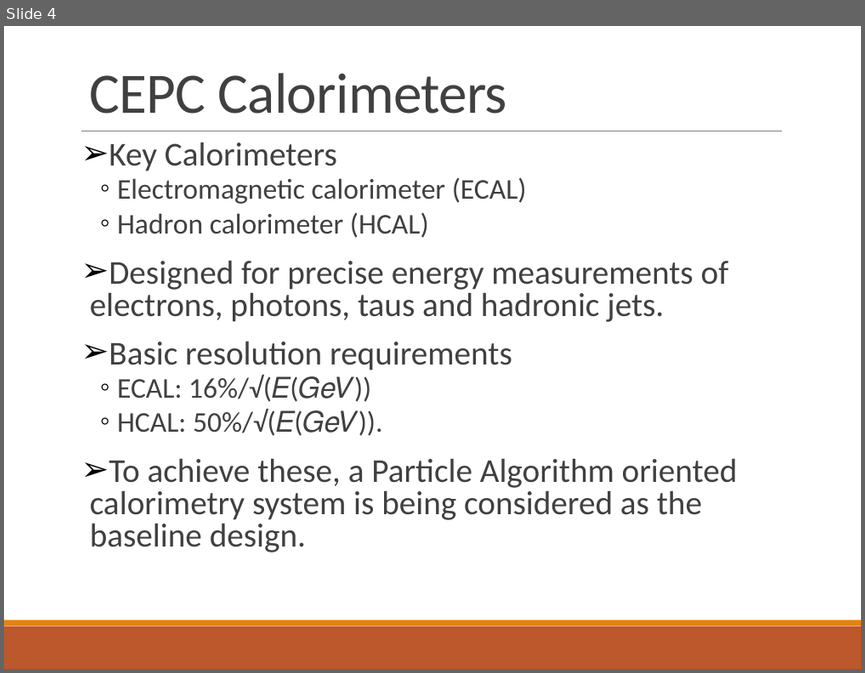
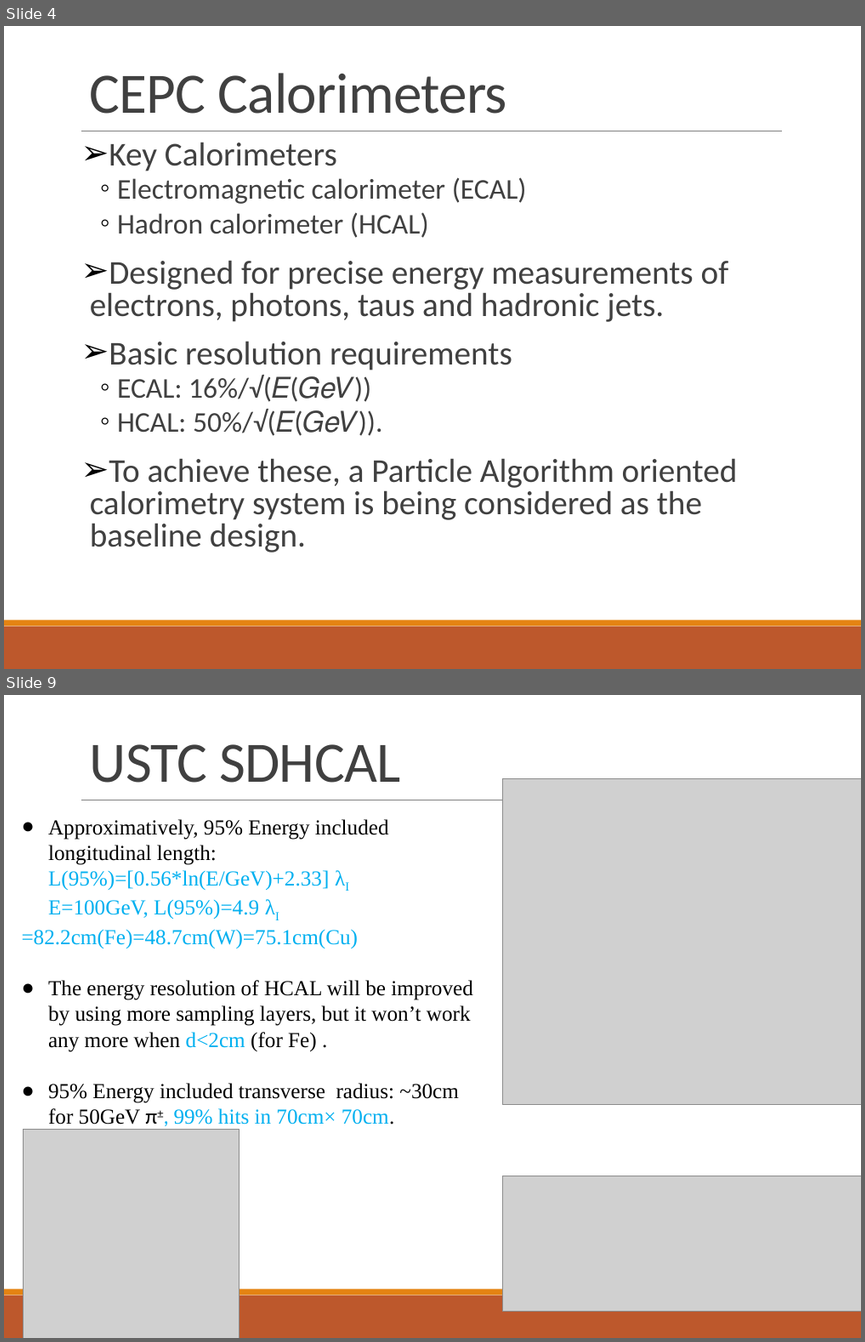
Before and after one commit to wyu0725/SDHCAL_DAQ, a slide deck: Slides/DHCAL_ReadOutElectronics.pptx. Shown one above the other, each under a label of ours: slide 4 before the commit, slides 4 and 9 after it; the slides between them are not shown. The pictures are 865x673 and 865x1342 pixels, drawn with LibreOffice and Linux fonts; fonts in the diff are those of the drawing; grey boxes stand for pictures. Boxes give left, top, right and bottom in pixels: in the first picture for what was removed or moved away, otherwise in the second. Text is boxed around its words. In the diff, an @@ line names an element or a change of style, - is before the commit and + after.

```diff
--- a/Slides/DHCAL_ReadOutElectronics.pptx
+++ b/Slides/DHCAL_ReadOutElectronics.pptx
@@ slide 9 added at [4, 695, 861, 1338], background #FFFFFF; not listed: 3 template elements that a slide beside it also shows @@
@@ title added at [90, 744, 400, 783], 48 pt, text #404040 @@
+USTC SDHCAL
@@ picture added at [503, 779, 861, 1105] @@
@@ text added at [22, 819, 472, 1129], 18 pt, text #000000 @@
+● Approximatively, 95% Energy included longitudinal length:
+L(95%)=[0.56*ln(E/GeV)+2.33] λI
+E=100GeV, L(95%)=4.9 λI =82.2cm(Fe)=48.7cm(W)=75.1cm(Cu)
+● The energy resolution of HCAL will be improved by using more sampling layers, but it won’t work any more when d<2cm (for Fe) .
+● 95% Energy included transverse radius: ~30cm for 50GeV π±, 99% hits in 70cm× 70cm.
@@ picture added at [23, 1129, 239, 1338] @@
@@ picture added at [503, 1175, 861, 1310] @@
```
Also in this commit, not shown: 3 slides changed, 5 other slides added.
